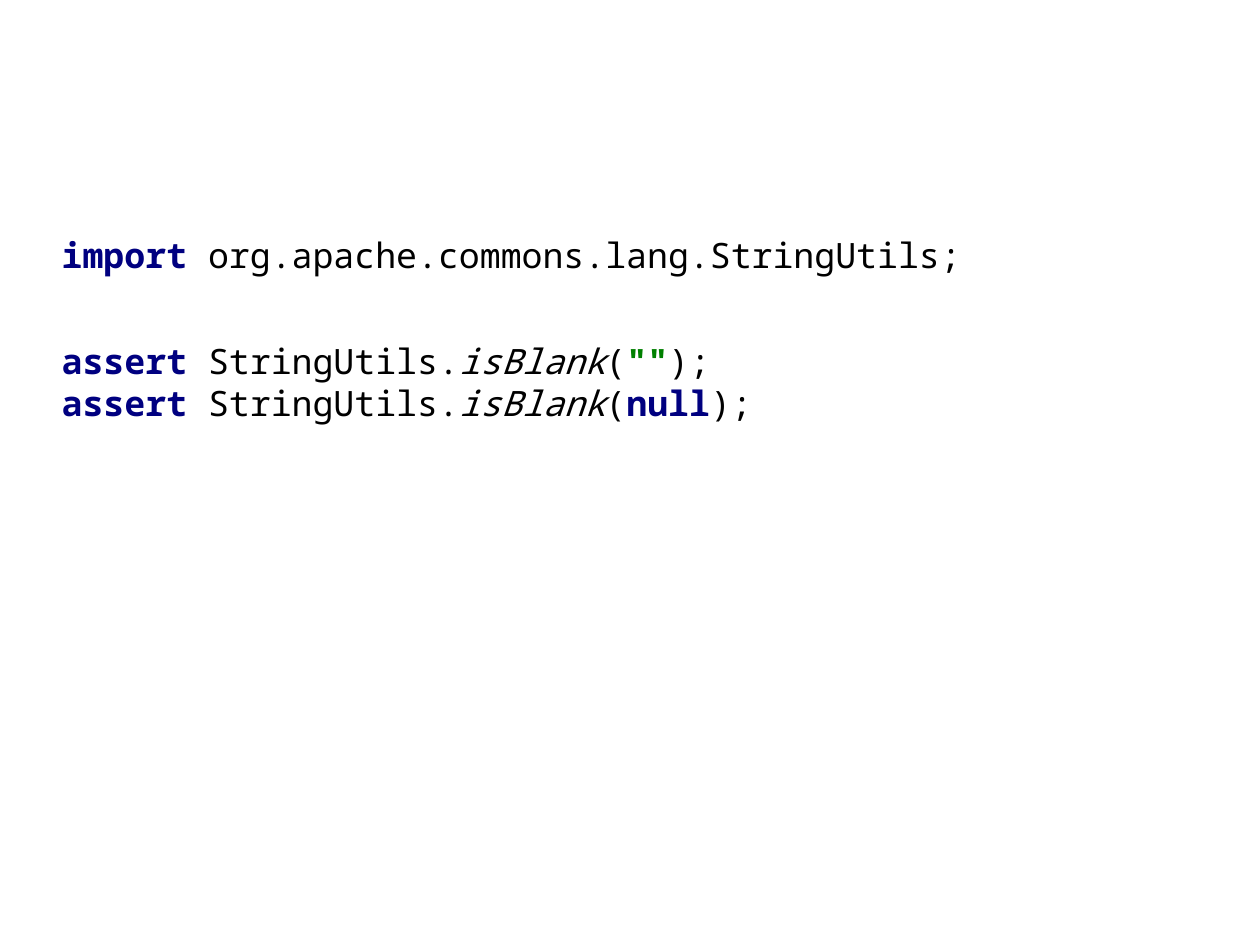
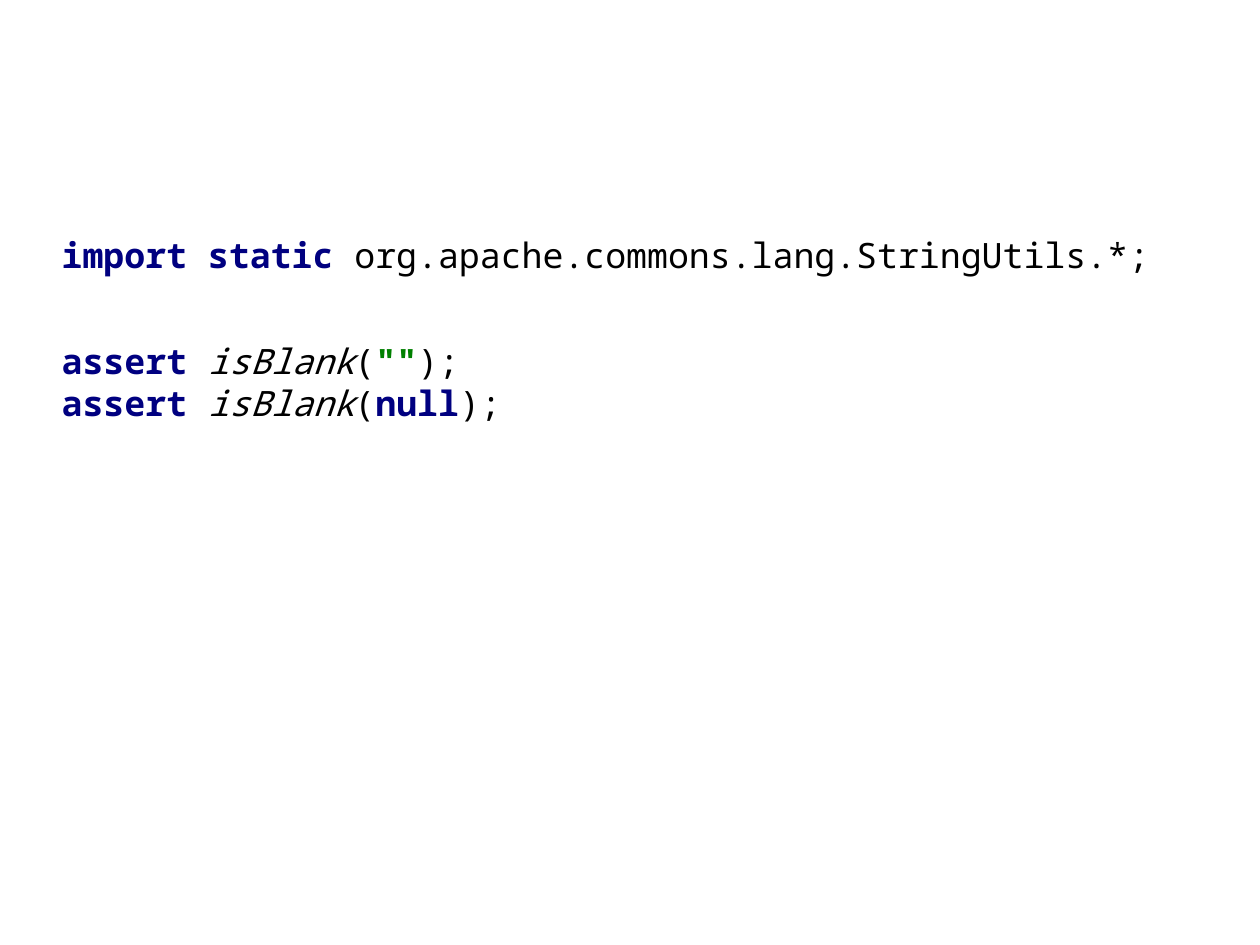
Before and after one commit to HamletDRC/presentations, a slide deck: slide 9 of javaboilerplatebusters/BoilerPlateBusters_33rdDegree.odp (slide 11 before the commit). Drawn at 1260x945 pixels with LibreOffice and Linux fonts; fonts in the diff are those of the drawing; background and template pictures are left out. Boxes give left, top, right and bottom in pixels: in the first picture for what was removed or moved away, otherwise in the second. Text is boxed around its words. In the diff, an @@ line names an element or a change of style, - is before the commit and + after.

```diff
--- a/javaboilerplatebusters/BoilerPlateBusters_33rdDegree.odp
+++ b/javaboilerplatebusters/BoilerPlateBusters_33rdDegree.odp
@@ subtitle at <box>62,241,1149,422</box>: text changed @@
-import org.apache.commons.lang.StringUtils;
-assert StringUtils.isBlank("");
-assert StringUtils.isBlank(null);
+import static org.apache.commons.lang.StringUtils.*;
+assert isBlank("");
+assert isBlank(null);
```
Also in this commit, not shown: 29 other slides changed, 1 slide added, 2 slides removed.
